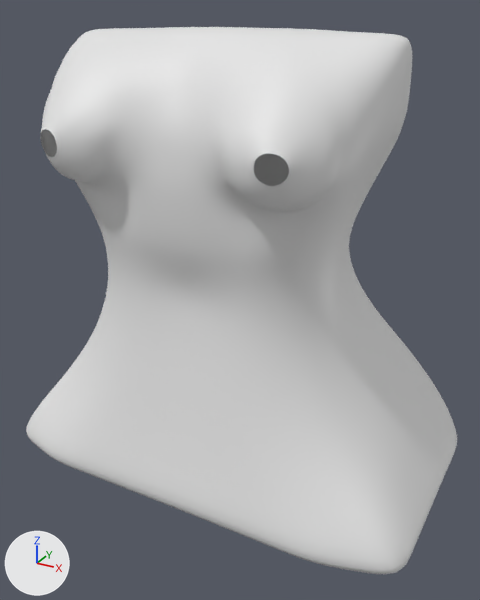
The Blender file FemaleChibi.blend: old version first, new version second.
One viewpoint serves both versions: a 50 mm camera at (1.2, -1.84, 4.63) aimed at (0.0, 0.35, 3.54). The lights are fixed; the arrows at lower left show +X, +Y and +Z.
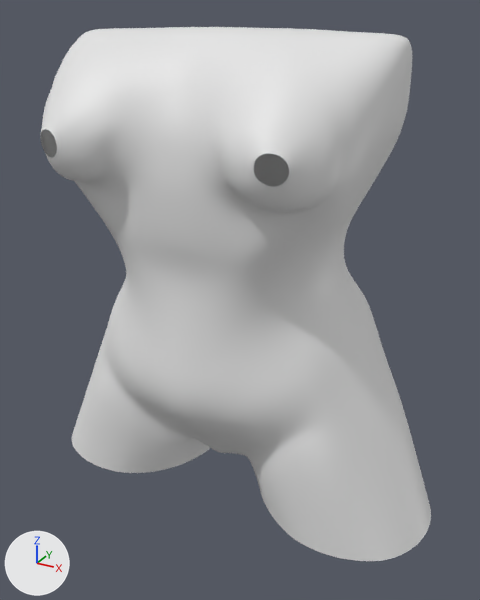
Commit message: Added the base for the legs

What the commit changed:
me_cube is used by ob_cube; location (0.0, 0.0, 0.0).
me_cube had 454 vertices, 424 faces and spanned x 0.0..0.91, y -0.25..1.07, z 2.86..4.58.
me_cube now has 500 vertices, 460 faces and spans x 0.0..0.87, y -0.23..0.81, z 2.74..4.58.
Part 1, on me_cube:
12 vertices are removed from x 0.09..0.91, y -0.25..0.82, z 2.86..3.57.
42 faces are deleted.
12 vertices in x 0.44..0.57, y -0.15..0.2, z 4.09..4.21 move by (0.0, 0.0, -0.01).
3 vertices in x 0.25..0.47, y -0.05..0.54, z 3.7..3.91 move by (-0.03, 0.01, 0.01).
3 vertices in x 0.09..0.47, y -0.17..0.54, z 3.91..4.16 move by (0.0, 0.01, 0.0).
189 vertices move from x 0.0..0.91, y -0.25..1.07, z 2.86..4.23 to x 0.0..0.75, y -0.18..0.8, z 2.88..4.22.
58 vertices are added at x 0.05..0.87, y -0.01..0.81, z 2.74..3.53.
78 new faces join them.

What differs and where, as boxes (x1, y1, x2, y2) in the pictures (480 x 600 px):
'Cube', reshaped (9% narrower): before (26, 27, 457, 574); after (41, 27, 431, 561)
part 1 of me_cube, built on: before (26, 148, 457, 574); after (47, 148, 431, 561)
